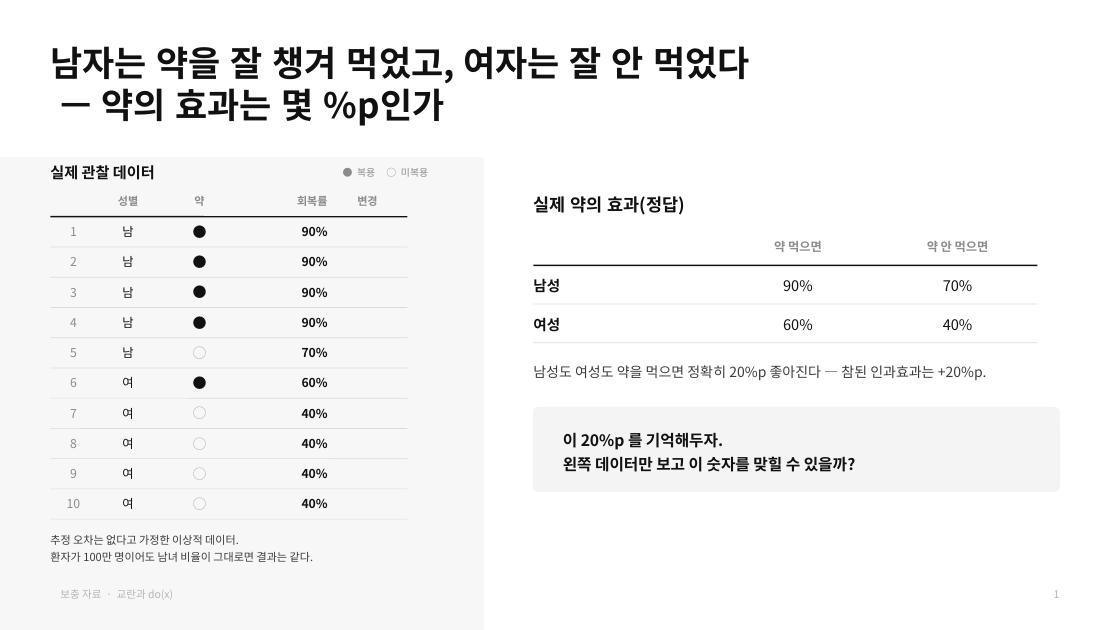
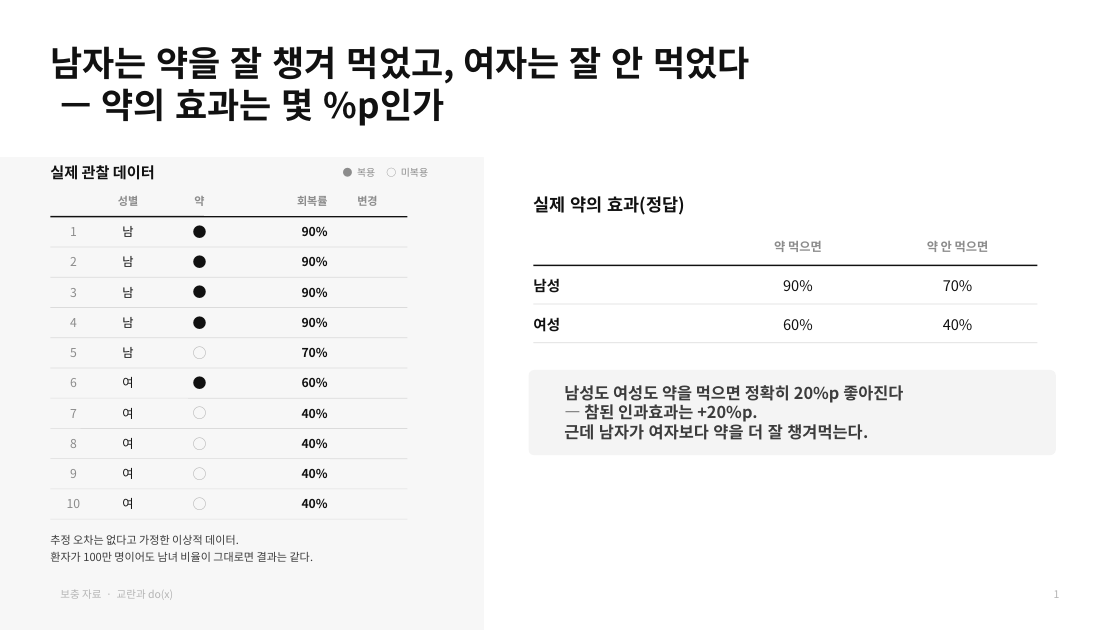
Before and after one commit to HUFS-DAT/dat-datasets, a slide deck: slide 10 of submissions/8기/CREDIT/Credit_논문리뷰.pptx (slide 11 before the commit). Drawn at 1120x630 pixels with LibreOffice and Linux fonts; fonts in the diff are those of the drawing. Boxes give left, top, right and bottom in pixels: in the first picture for what was removed or moved away, otherwise in the second. Text is boxed around its words. In the diff, an @@ line names an element or a change of style, - is before the commit and + after.

```diff
--- a/submissions/8기/CREDIT/Credit_논문리뷰.pptx
+++ b/submissions/8기/CREDIT/Credit_논문리뷰.pptx
@@ rounded rectangle moved from (x1=534, y1=408, x2=1060, y2=492) to (x1=529, y1=371, x2=1055, y2=455) @@
@@ text at (x1=564, y1=385, x2=903, y2=440): text changed; size 12 to 14 pt; bold on @@
-남성도 여성도 약을 먹으면 정확히 20%p 좋아진다 — 참된 인과효과는 +20%p.
+남성도 여성도 약을 먹으면 정확히 20%p 좋아진다
+— 참된 인과효과는 +20%p.
+근데 남자가 여자보다 약을 더 잘 챙겨먹는다.
@@ text removed at (x1=563, y1=430, x2=856, y2=472) @@
-이 20%p 를 기억해두자.
-왼쪽 데이터만 보고 이 숫자를 맞힐 수 있을까?
```
Also in this commit, not shown: 8 other slides changed, 2 slides added, 5 slides removed.
